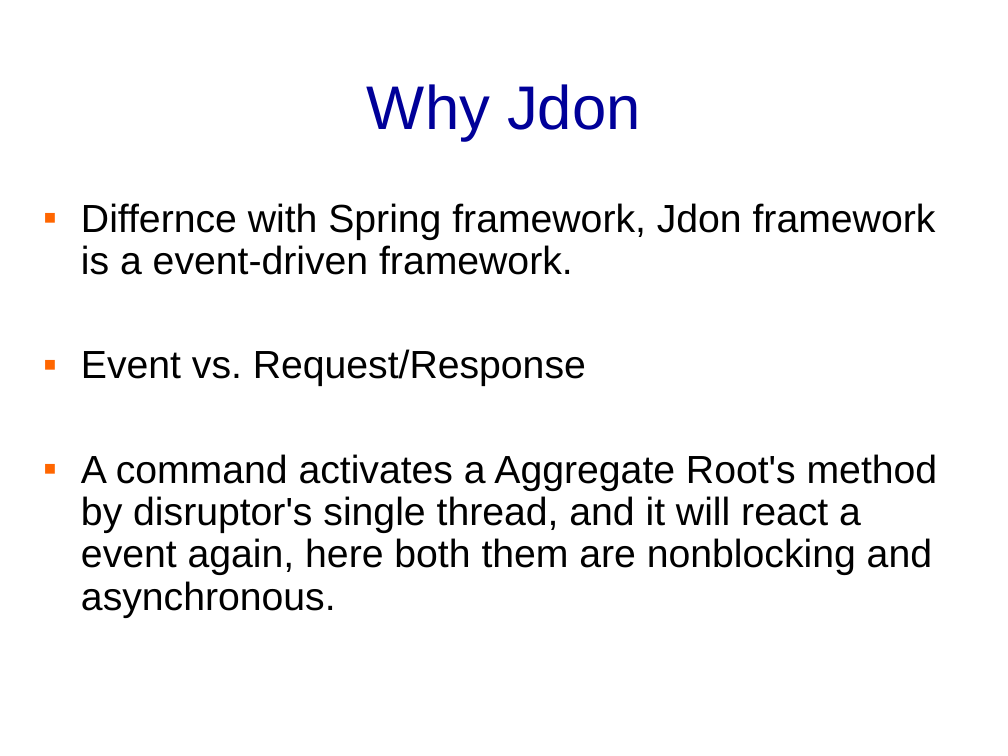
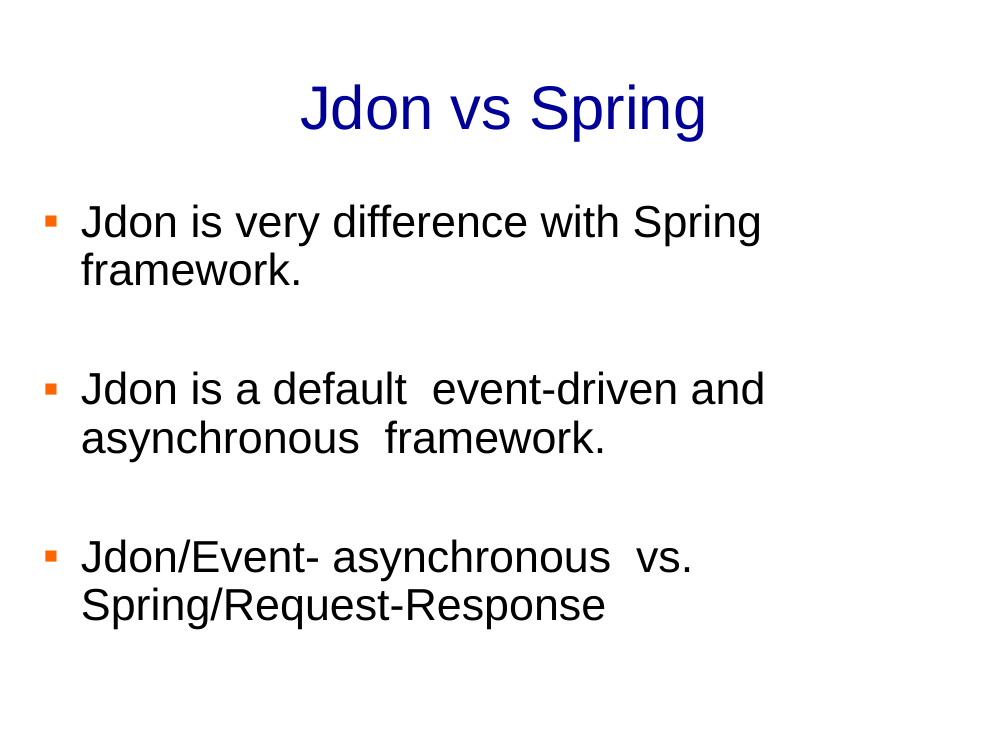
Before and after one commit to banq/banq.github.io, a slide deck: slide 8 of JdonFramework.ppt (slide 6 before the commit). Drawn at 1008x756 pixels with LibreOffice and Linux fonts; fonts in the diff are those of the drawing; background and template pictures are left out. Boxes give left, top, right and bottom in pixels: in the first picture for what was removed or moved away, otherwise in the second. Text is boxed around its words. In the diff, an @@ line names an element or a change of style, - is before the commit and + after.

```diff
--- a/JdonFramework.ppt
+++ b/JdonFramework.ppt
@@ title at (300, 84, 707, 141): text changed @@
-Why Jdon
+Jdon vs Spring
@@ text at (81, 204, 766, 629): text changed; size 28 to 32 pt @@
-▪ Differnce with Spring framework, Jdon framework is a event-driven framework.
-▪ Event vs. Request/Response
-▪ A command activates a Aggregate Root's method by disruptor's single thread, and it will react a event again, here both them are nonblocking and asynchronous.
+▪ Jdon is very difference with Spring framework.
+▪ Jdon is a default event-driven and asynchronous framework.
+▪ Jdon/Event- asynchronous vs. Spring/Request-Response
```
Also in this commit, not shown: 8 other slides changed, 5 slides added, 4 slides removed.
